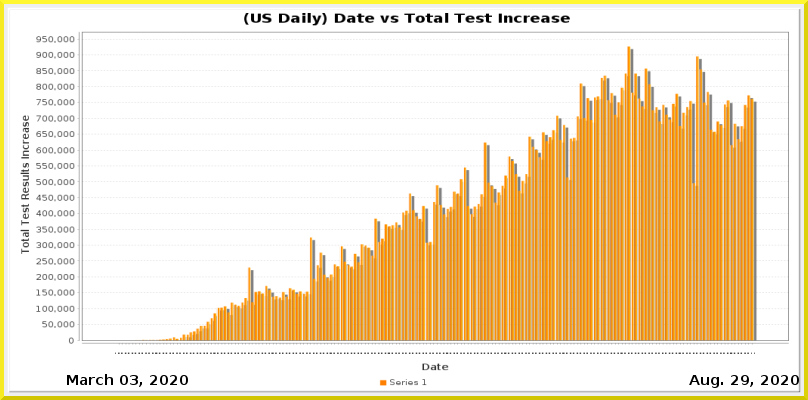
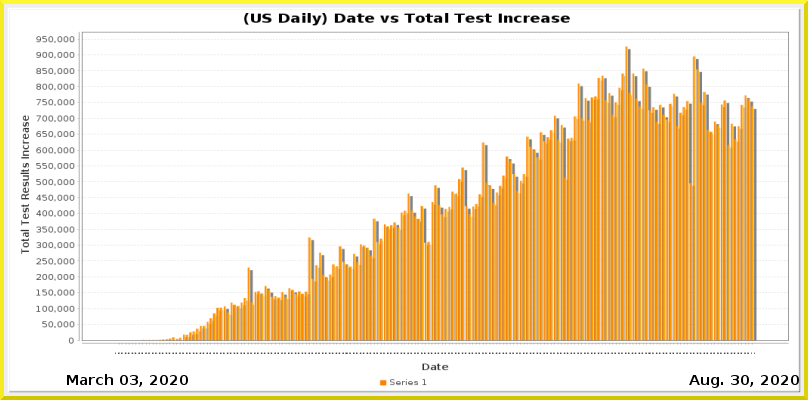
Revision of a layered 808 x 400 image; what changed, layer by layer:
painted on "Current Date" over [731, 375, 749, 385]
painted on "Date_vs_TestIncrease.png" over [143, 46, 757, 354]
